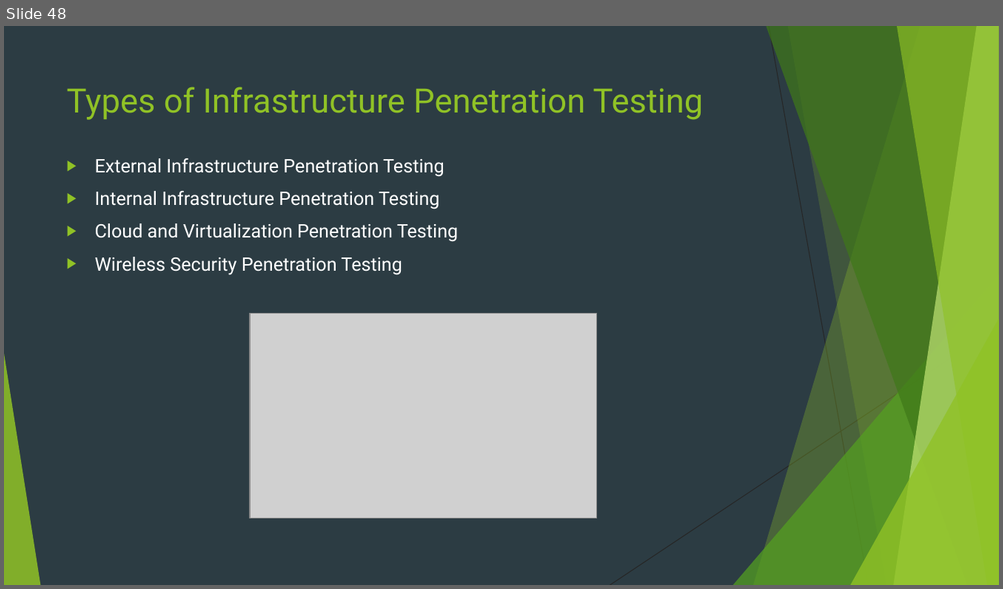
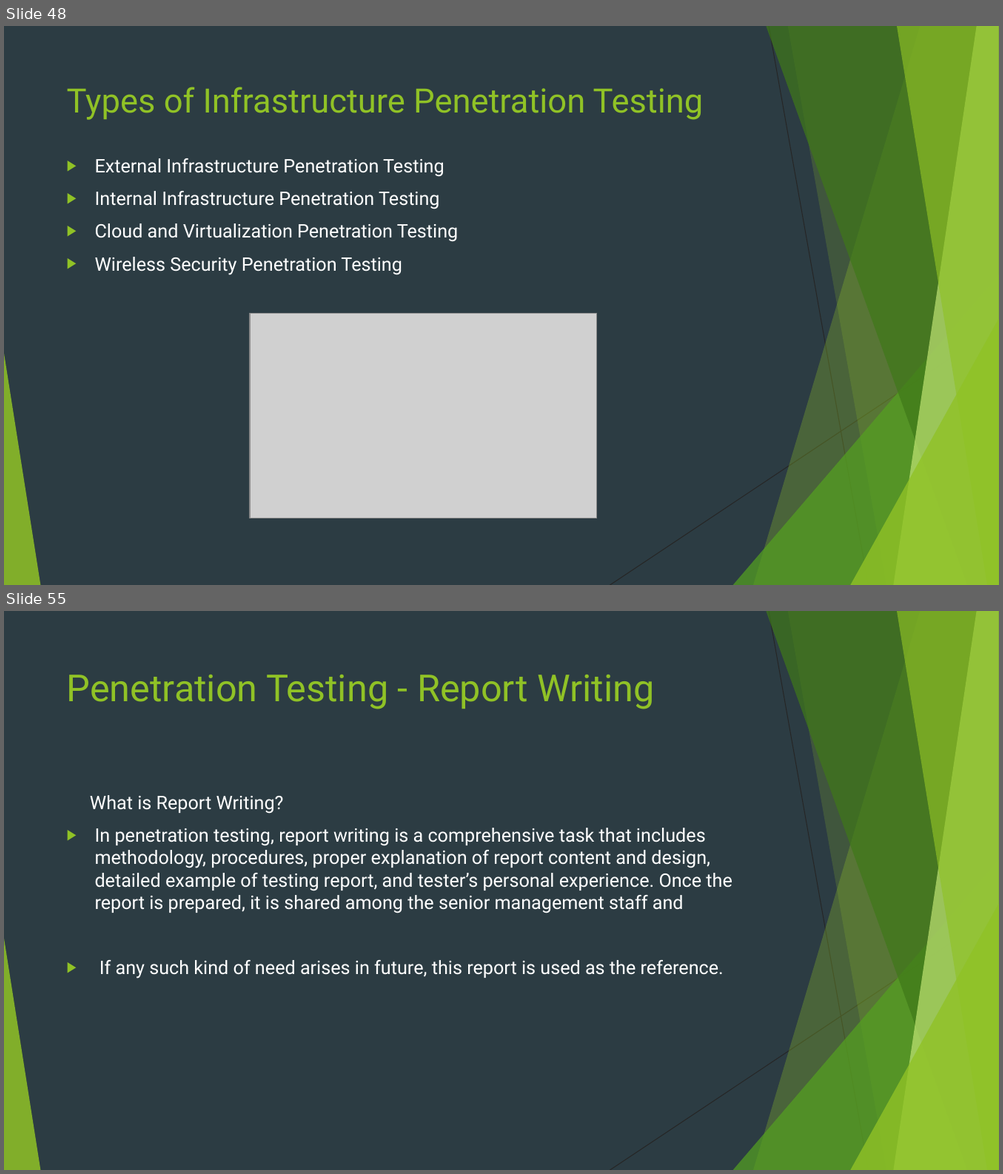
Before and after one commit to Navo26/SecurityTesting, a slide deck: PENETRATION TESTING.pptx. Shown one above the other, each under a label of ours: slide 48 before the commit, slides 48 and 55 after it; the slides between them are not shown. The pictures are 1003x589 and 1003x1174 pixels, drawn with LibreOffice and Linux fonts; fonts in the diff are those of the drawing; grey boxes stand for pictures. Boxes give left, top, right and bottom in pixels: in the first picture for what was removed or moved away, otherwise in the second. Text is boxed around its words. In the diff, an @@ line names an element or a change of style, - is before the commit and + after.

```diff
--- a/PENETRATION TESTING.pptx
+++ b/PENETRATION TESTING.pptx
@@ slide 55 added at [4,611,999,1170], background #2C3C43; not listed: 10 template elements that a slide beside it also shows @@
@@ title added at [67,675,654,709], 36 pt, text #90C226 @@
+Penetration Testing - Report Writing
@@ text added at [90,795,731,979], 18 pt, text #FFFFFF @@
+What is Report Writing?
+▶ In penetration testing, report writing is a comprehensive task that includes methodology, procedures, proper explanation of report content and design, detailed example of testing report, and tester’s personal experience. Once the report is prepared, it is shared among the senior management staff and
+▶ If any such kind of need arises in future, this report is used as the reference.
```
Also in this commit, not shown: 1 slide changed, 7 other slides added.
